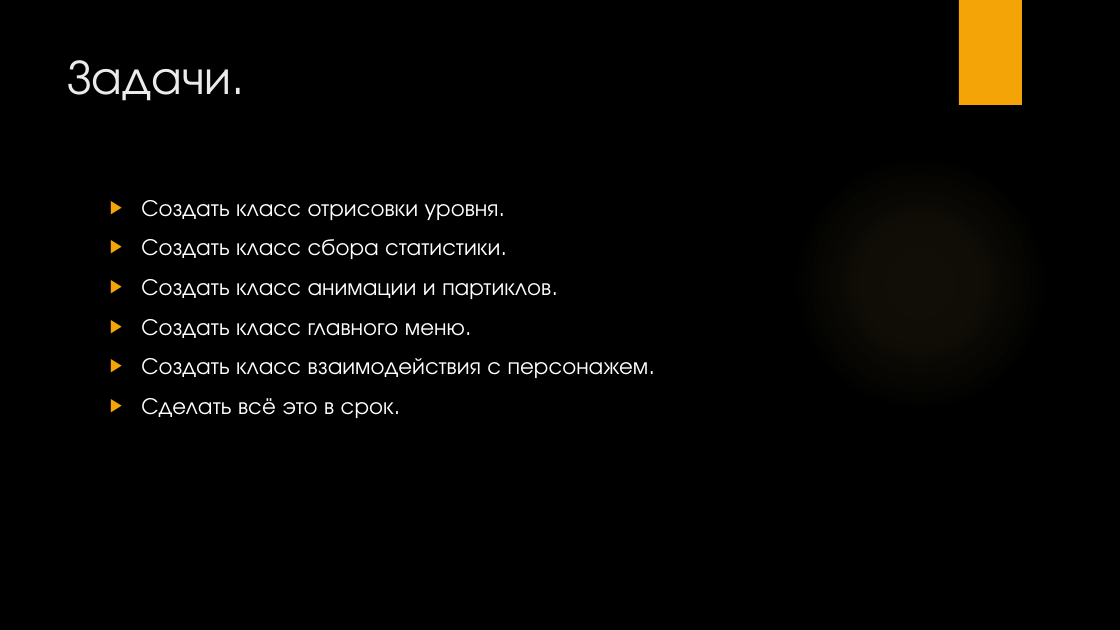
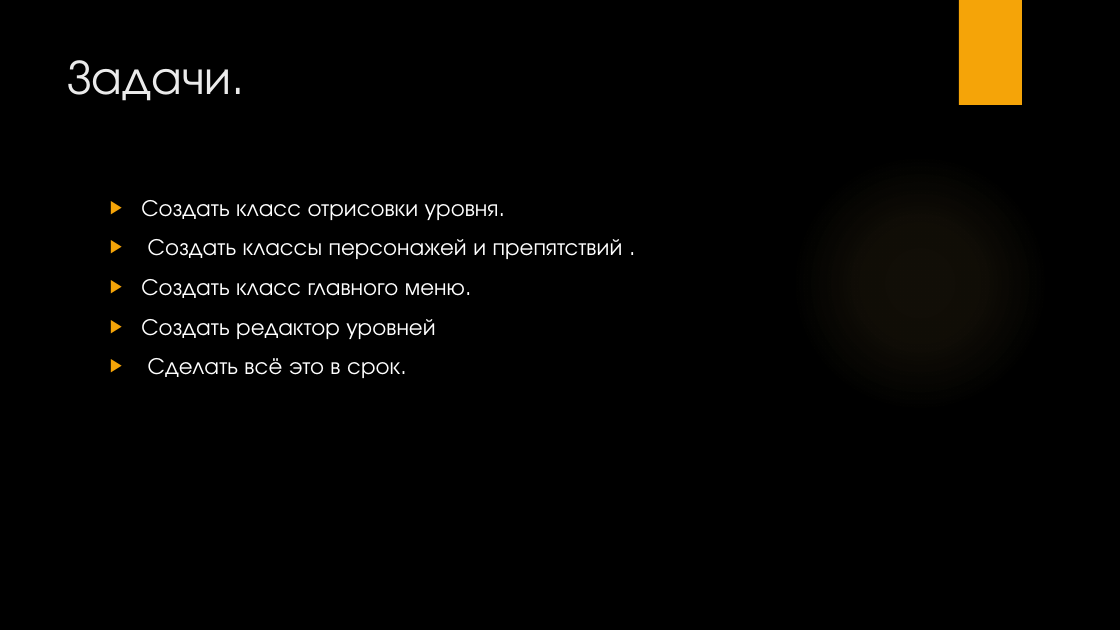
Before and after one commit to kameker/Pydash, a slide deck: slide 4 of Pydash.pptx. Drawn at 1120x630 pixels with LibreOffice and Linux fonts; fonts in the diff are those of the drawing; background and template pictures are left out. Boxes give left, top, right and bottom in pixels: in the first picture for what was removed or moved away, otherwise in the second. Text is boxed around its words. In the diff, an @@ line names an element or a change of style, - is before the commit and + after.

```diff
--- a/Pydash.pptx
+++ b/Pydash.pptx
@@ text at (148,239,623,259): text changed @@
-▶ Создать класс сбора статистики.
-▶ Создать класс анимации и партиклов.
+▶ Создать классы персонажей и препятствий .
@@ text at (141,319,435,339): text changed @@
-▶ Создать класс взаимодействия с персонажем.
+▶ Создать редактор уровней
```
Also in this commit, not shown: 1 other slide changed, 1 slide added, 1 slide removed, 2 other files.
